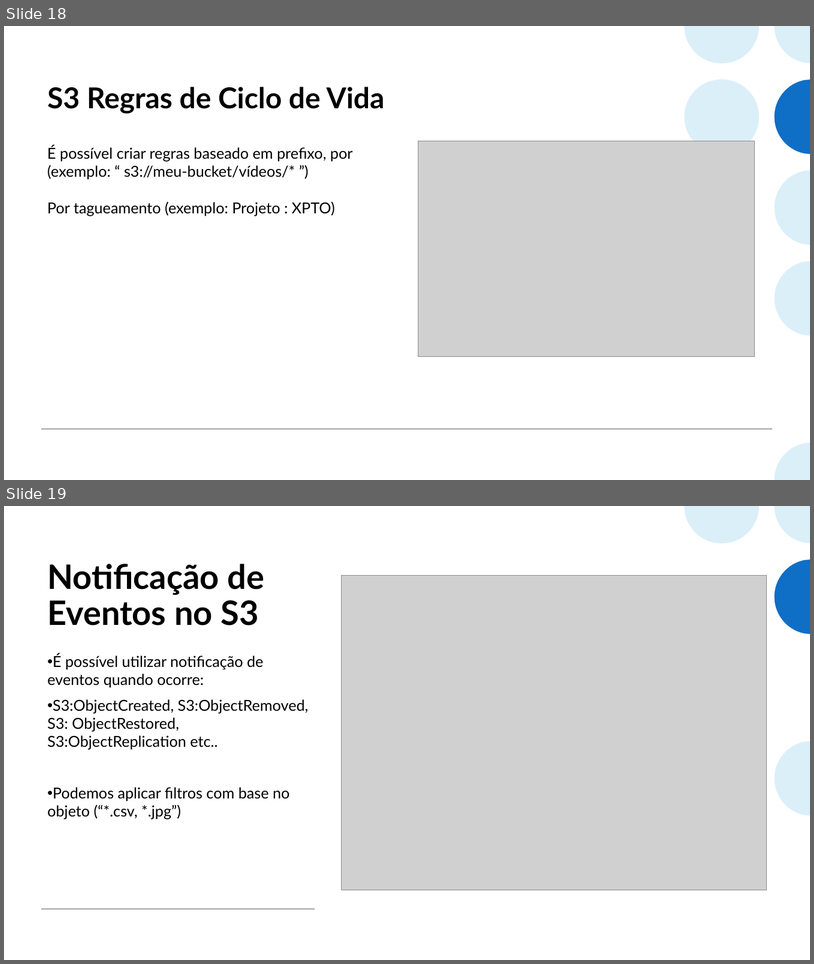
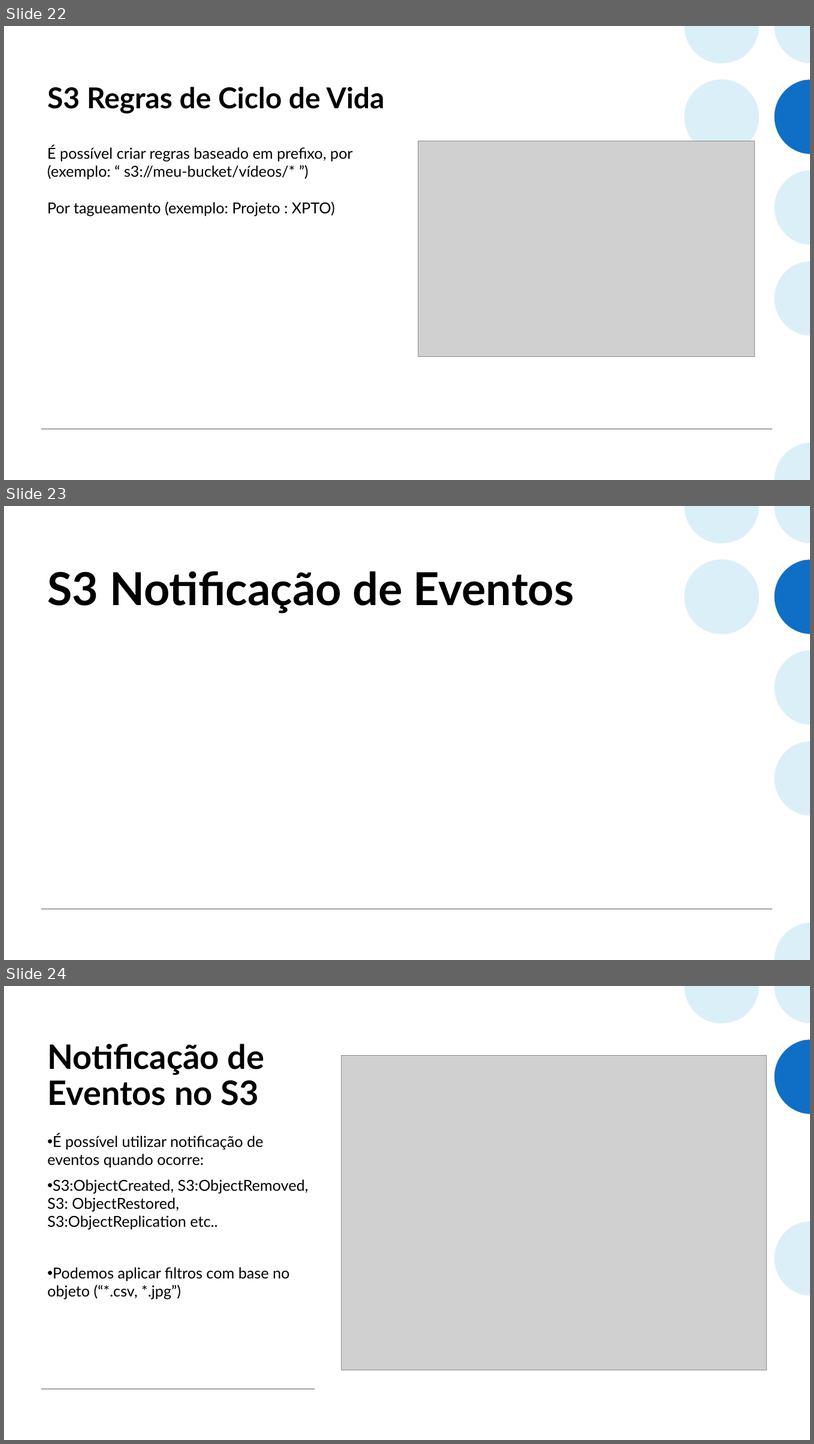
Before and after one commit to alanmourad/docs-aws, a slide deck: aws_work3_s3.pptx. Shown one above the other, each under a label of ours: slides 18 and 19 before the commit, slides 22, 23 and 24 after it. The pictures are 814x964 and 814x1444 pixels, drawn with LibreOffice and Linux fonts; fonts in the diff are those of the drawing; grey boxes stand for pictures. Boxes give left, top, right and bottom in pixels: in the first picture for what was removed or moved away, otherwise in the second. Text is boxed around its words. In the diff, an @@ line names an element or a change of style, - is before the commit and + after.

```diff
--- a/aws_work3_s3.pptx
+++ b/aws_work3_s3.pptx
@@ slide 23 added at [4,506,810,960], background #FFFFFF; not listed: 8 template elements that a slide beside it also shows @@
@@ title added at [47,571,575,613], 54 pt, text #000000, bold @@
+S3 Notificação de Eventos
@@ what was slide 18 is now slide 22 @@
@@ what was slide 19 is now slide 24 @@
```
Also in this commit, not shown: 13 slides changed, 4 other slides added.
